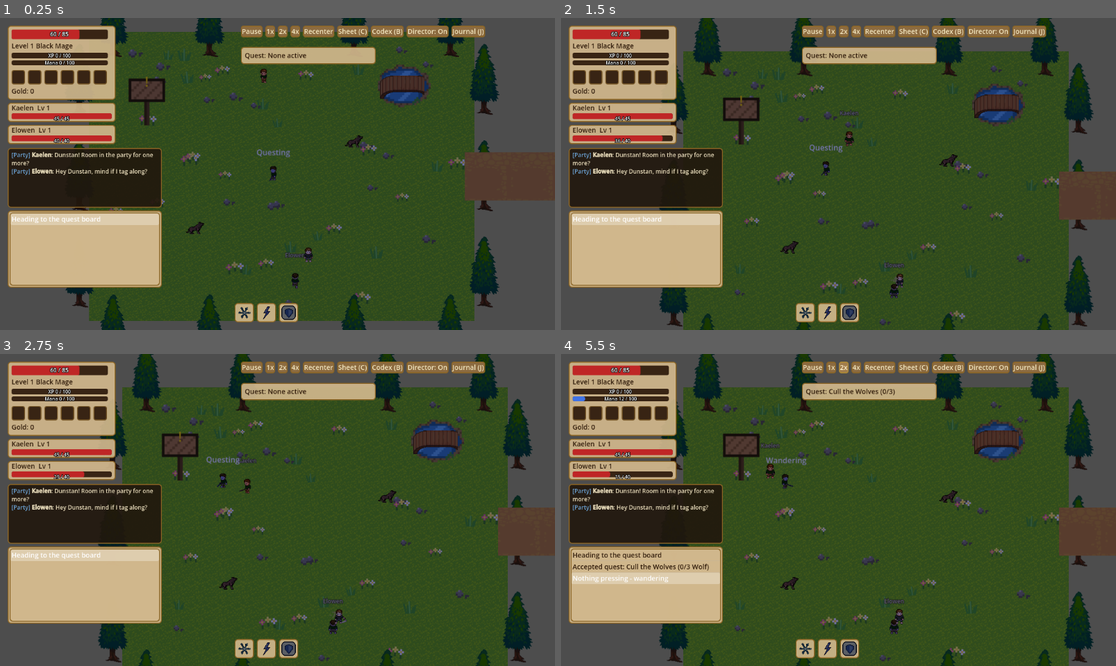
Above: before the commit, frames 1-4 (two rows, left to right).
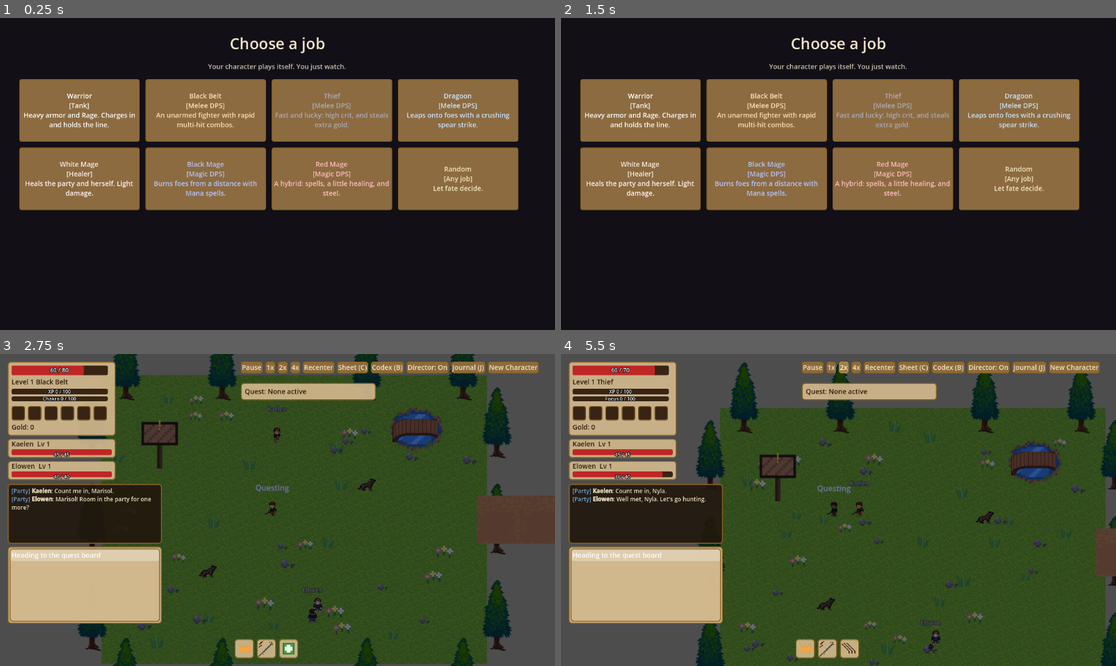
Above: after the commit, the same moments.

Repository: HexaLoid/ai-world-spectator
Game: Godot game, scene res://scenes/Main.tscn
Two runs of this game, one before a commit and one after it. Both use one fixed random seed, a clock stepped at 60 frames per second and the inputs below.
Inputs (mouse positions are in pixels of both pictures, inside the frame that each line leads up to):
- Up to frame 1 (0.25 s): no input
- Up to frame 2 (1.5 s): click (638, 111) at 0.5 s, where only the run after the commit has a clickable "Warrior [Tank] Heavy armor an…"; click (1071, 30) at 1.25 s, where only the run after the commit has a clickable "New Character"
- Up to frame 3 (2.75 s): click (205, 447) at 2 s, where only the run after the commit has a clickable "Black Belt [Melee DPS] An una…"
- Up to frame 4 (5.5 s): click (1071, 366) at 2.75 s, where only the run after the commit has a clickable "New Character"; click (894, 447) at 3.5 s, where only the run after the commit has a clickable "Thief [Melee DPS] Fast and lu…"; click "1x" at 4.25 s; click "2x" at 5 s

The runs differ from the first frame. In frame 1, 97% of the frame differs, in the area x 0-100%, y 0-100%; in frame 2, 97%; in frame 3, 19%; in frame 4, 26%.

Commit message:
Add the character select screen and New Character button
Co-Authored-By: Claude Sonnet 5 <noreply@anthropic.com>

Diff:
--- /dev/null
+++ b/scenes/CharacterSelect.tscn
@@ -0,0 +1,6 @@
+[gd_scene load_steps=2 format=3]
+
+[ext_resource type="Script" path="res://scripts/ui/character_select.gd" id="1_select"]
+
+[node name="CharacterSelect" type="Control"]
+script = ExtResource("1_select")
--- a/scripts/autoload/game_state.gd
+++ b/scripts/autoload/game_state.gd
@@ -100,11 +100,24 @@
 var fx_enabled: bool = true
 ## Job picked on the character select screen ("" until chosen).
 var selected_job: String = ""
+var job_chosen: bool = false
+## When true, Main redirects to the character select screen until a job is
+## chosen. The balance sim turns this off.
+var select_screen_enabled: bool = true
 
 var character: Node2D = null
 var camera: Camera2D = null
 ## What the spectated character has discovered (see CodexState). Session only.
 var codex := CodexState.new()
+
+## Clears everything that belongs to one run (called before a new character).
+func reset_run() -> void:
+	codex = CodexState.new()
+	journal = Journal.new()
+	character = null
+	camera = null
+	Engine.time_scale = 1.0
+	user_time_scale = 1.0
 
 func log_event(message: String) -> void:
 	activity_logged.emit(message)
--- a/scripts/main.gd
+++ b/scripts/main.gd
@@ -1,6 +1,11 @@
 extends Node2D
 
 const FLOATING_TEXT_SCENE: PackedScene = preload("res://scenes/ui/FloatingText.tscn")
+const SELECT_SCENE := "res://scenes/CharacterSelect.tscn"
+
+func _enter_tree() -> void:
+	if GameState.select_screen_enabled and not GameState.job_chosen:
+		get_tree().change_scene_to_file.call_deferred(SELECT_SCENE)
 
 func _ready() -> void:
 	GameState.damage_dealt.connect(_on_damage_dealt)
--- /dev/null
+++ b/scripts/ui/character_select.gd
@@ -0,0 +1,72 @@
+extends Control
+
+## Pick a job to start a new run. Cards are built in code from AbilityTable.
+
+const MAIN_SCENE := "res://scenes/Main.tscn"
+const ROLE_LABELS := {"tank": "Tank", "healer": "Healer", "melee": "Melee DPS", "magic": "Magic DPS"}
+
+func _ready() -> void:
+	set_anchors_and_offsets_preset(Control.PRESET_FULL_RECT)
+	var theme_res := load("res://assets/theme/spectator_theme.tres")
+	if theme_res is Theme:
+		theme = theme_res
+	var background := ColorRect.new()
+	background.color = Color(0.07, 0.06, 0.09, 1.0)
+	background.set_anchors_and_offsets_preset(Control.PRESET_FULL_RECT)
+	add_child(background)
+
+	var root := VBoxContainer.new()
+	root.set_anchors_and_offsets_preset(Control.PRESET_FULL_RECT)
+	root.offset_left = 40.0
+	root.offset_right = -40.0
+	root.offset_top = 30.0
+	root.offset_bottom = -30.0
+	root.add_theme_constant_override("separation", 16)
+	add_child(root)
+
+	var title := Label.new()
+	title.text = "Choose a job"
+	title.horizontal_alignment = HORIZONTAL_ALIGNMENT_CENTER
+	title.add_theme_font_size_override("font_size", 32)
+	title.add_theme_color_override("font_color", Color(0.95, 0.9, 0.8, 1.0))
+	root.add_child(title)
+	var subtitle := Label.new()
+	subtitle.text = "Your character plays itself. You just watch."
+	subtitle.horizontal_alignment = HORIZONTAL_ALIGNMENT_CENTER
+	subtitle.add_theme_color_override("font_color", Color(0.8, 0.76, 0.68, 1.0))
+	root.add_child(subtitle)
+
+	var grid := GridContainer.new()
+	grid.columns = 4
+	grid.add_theme_constant_override("h_separation", 12)
+	grid.add_theme_constant_override("v_separation", 12)
+	grid.size_flags_vertical = Control.SIZE_EXPAND_FILL
+	root.add_child(grid)
+	for job_id in AbilityTable.job_ids():
+		grid.add_child(_make_card(job_id))
+	grid.add_child(_make_random_card())
+
+func _make_card(job_id: String) -> Button:
+	var def: Dictionary = AbilityTable.CLASSES[job_id]
+	var button := Button.new()
+	button.custom_minimum_size = Vector2(250.0, 130.0)
+	button.text = "%s\n[%s]\n%s" % [def["name"], ROLE_LABELS.get(def["role"], def["role"]), def["blurb"]]
+	button.autowrap_mode = TextServer.AUTOWRAP_WORD_SMART
+	var tint: Color = def["sprite_tint"]
+	button.add_theme_color_override("font_color", tint.lightened(0.35))
+	button.add_theme_color_override("font_hover_color", Color(1, 1, 1, 1))
+	button.pressed.connect(_start.bind(job_id))
+	return button
+
+func _make_random_card() -> Button:
+	var button := Button.new()
+	button.custom_minimum_size = Vector2(250.0, 130.0)
+	button.text = "Random\n[Any job]\nLet fate decide."
+	button.autowrap_mode = TextServer.AUTOWRAP_WORD_SMART
+	button.pressed.connect(func(): _start(AbilityTable.job_ids()[randi() % AbilityTable.job_ids().size()]))
+	return button
+
+func _start(job_id: String) -> void:
+	GameState.selected_job = job_id
+	GameState.job_chosen = true
+	get_tree().change_scene_to_file(MAIN_SCENE)
--- a/scripts/ui/speed_control.gd
+++ b/scripts/ui/speed_control.gd
@@ -28,6 +28,14 @@
 	journal_button.text = "Journal (J)"
 	journal_button.pressed.connect(func(): GameState.journal_toggle_requested.emit())
 	add_child(journal_button)
+	var new_button := Button.new()
+	new_button.text = "New Character"
+	new_button.pressed.connect(func():
+		GameState.reset_run()
+		GameState.job_chosen = false
+		get_tree().change_scene_to_file("res://scenes/CharacterSelect.tscn")
+	)
+	add_child(new_button)
 
 ## Remembers the human's speed so boss slow-motion can restore it exactly.
 func _set_speed(new_scale: float) -> void:
--- a/tests/sim/sim_run.gd
+++ b/tests/sim/sim_run.gd
@@ -32,6 +32,7 @@
 
 func _ready() -> void:
 	GameState.fx_enabled = false
+	GameState.select_screen_enabled = false
 	var args := _parse_args()
 	var character_class: String = args.get("class", "warrior")
 	var seed_base := int(args.get("seed", "0"))
Not shown, added: scripts/ui/character_select.gd.uid
